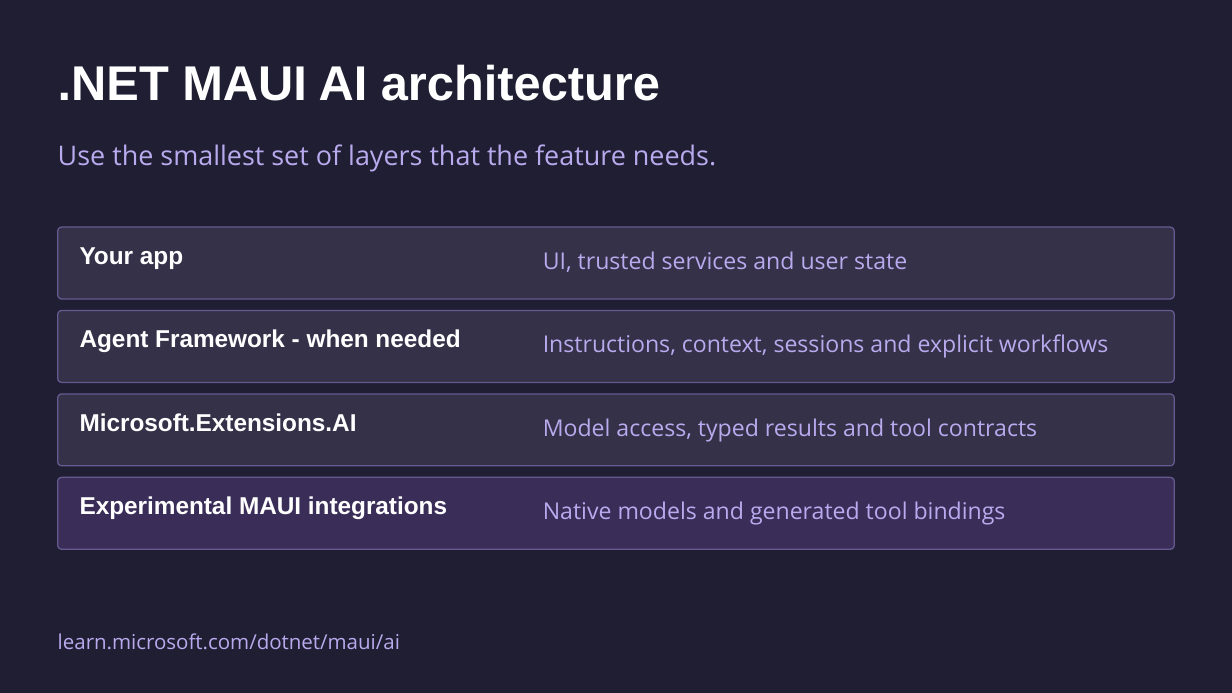
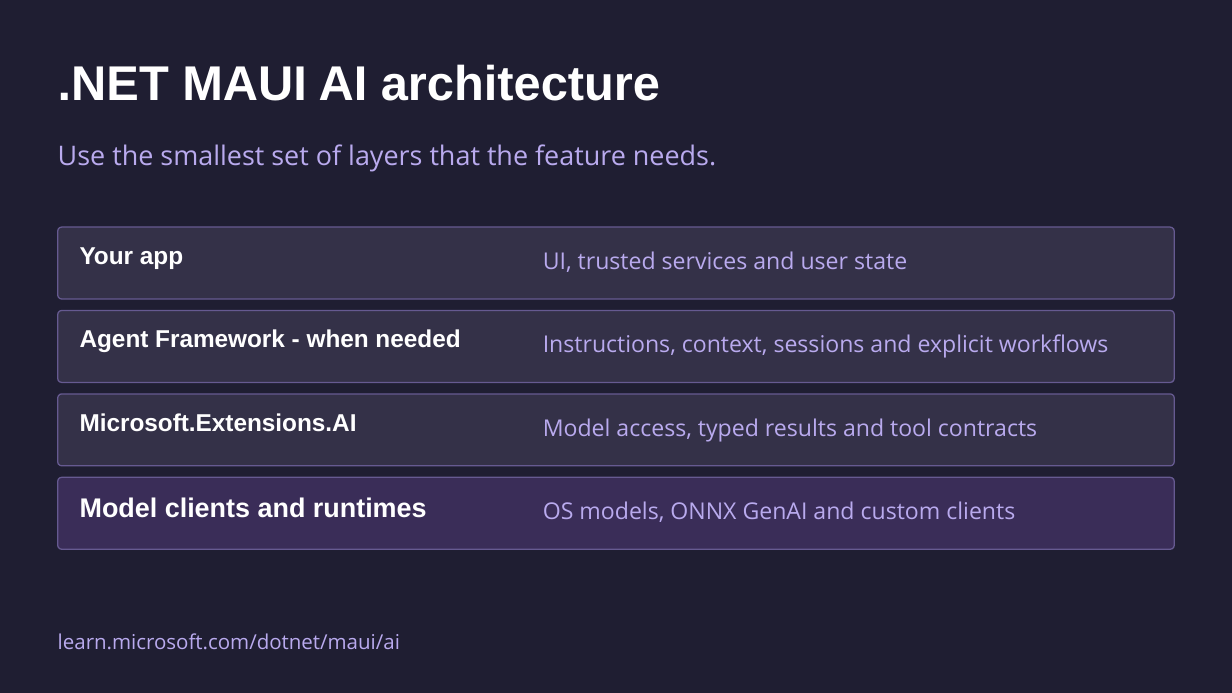
Before and after one commit to mattleibow/dotnetconf2026, a slide deck: slide 31 of slides.pptx (slide 30 before the commit). Drawn at 1232x693 pixels with LibreOffice and Linux fonts; fonts in the diff are those of the drawing. Boxes give left, top, right and bottom in pixels: in the first picture for what was removed or moved away, otherwise in the second. Text is boxed around its words. In the diff, an @@ line names an element or a change of style, - is before the commit and + after.

```diff
--- a/slides.pptx
+++ b/slides.pptx
@@ text at (80, 497, 427, 518): text changed; size 19 to 21 pt @@
-Experimental MAUI integrations
+Model clients and runtimes
@@ text at (543, 501, 1015, 522): text changed @@
-Native models and generated tool bindings
+OS models, ONNX GenAI and custom clients
```
Also in this commit, not shown: 2 other slides changed, 2 slides added, 1 slide removed.
